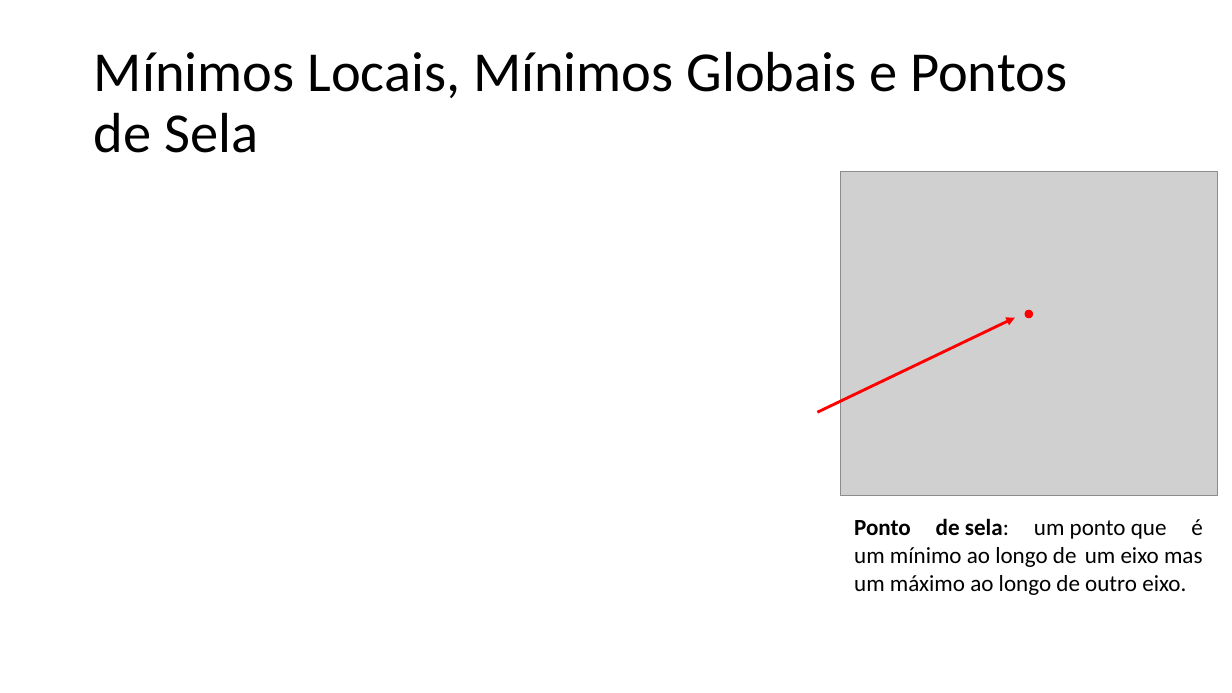
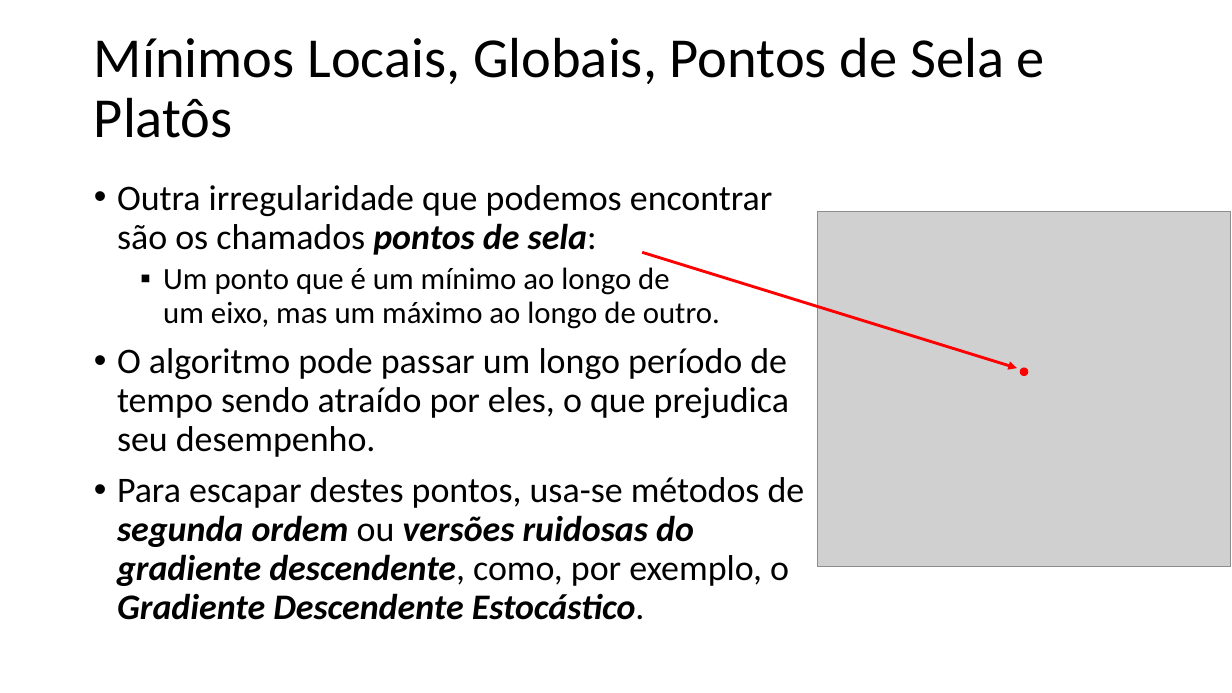
Before and after one commit to zz4fap/t320_aprendizado_de_maquina, a slide deck: slide 8 of slides/T320_Redes_Neurais_Artificiais (Parte III).pptx (slide 9 before the commit). Drawn at 1232x693 pixels with LibreOffice and Linux fonts; fonts in the diff are those of the drawing; grey boxes stand for pictures. Boxes give left, top, right and bottom in pixels: in the first picture for what was removed or moved away, otherwise in the second. Text is boxed around its words. In the diff, an @@ line names an element or a change of style, - is before the commit and + after.

```diff
--- a/slides/T320_Redes_Neurais_Artificiais (Parte III).pptx
+++ b/slides/T320_Redes_Neurais_Artificiais (Parte III).pptx
@@ title at (94,37,1045,138): text changed @@
-Mínimos Locais, Mínimos Globais e Pontos de Sela
+Mínimos Locais, Globais, Pontos de Sela e Platôs
@@ text added at (117,185,805,620), 28 pt, text #000000 @@
+• Outra irregularidade que podemos encontrar são os chamados pontos de sela:
+  ▪ Um ponto que é um mínimo ao longo de um eixo, mas um máximo ao longo de outro.
+• O algoritmo pode passar um longo período de tempo sendo atraído por eles, o que prejudica seu desempenho.
+• Para escapar destes pontos, usa-se métodos de segunda ordem ou versões ruidosas do gradiente descendente, como, por exemplo, o Gradiente Descendente Estocástico.
@@ picture: place and size @@
-picture at (841,172,1218,495)
+picture at (818,211,1231,566)
@@ arrow moved from (818, 412) - (1015, 318) to (642, 252) - (1018, 368) @@
@@ ellipse: place and size @@
-ellipse at (1026,311,1033,318)
+ellipse at (1020,368,1028,375)
@@ text removed at (854,518,1203,595) @@
-Ponto de sela: um ponto que é um mínimo ao longo de um eixo mas um máximo ao longo de outro eixo.
```
Also in this commit, not shown: 8 other slides changed, 8 slides added, 1 slide removed.
